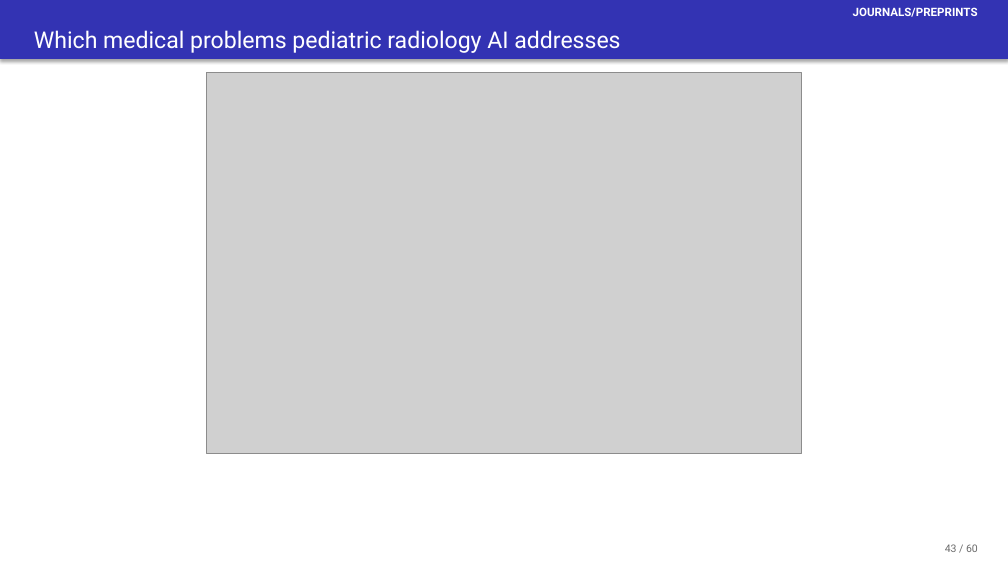
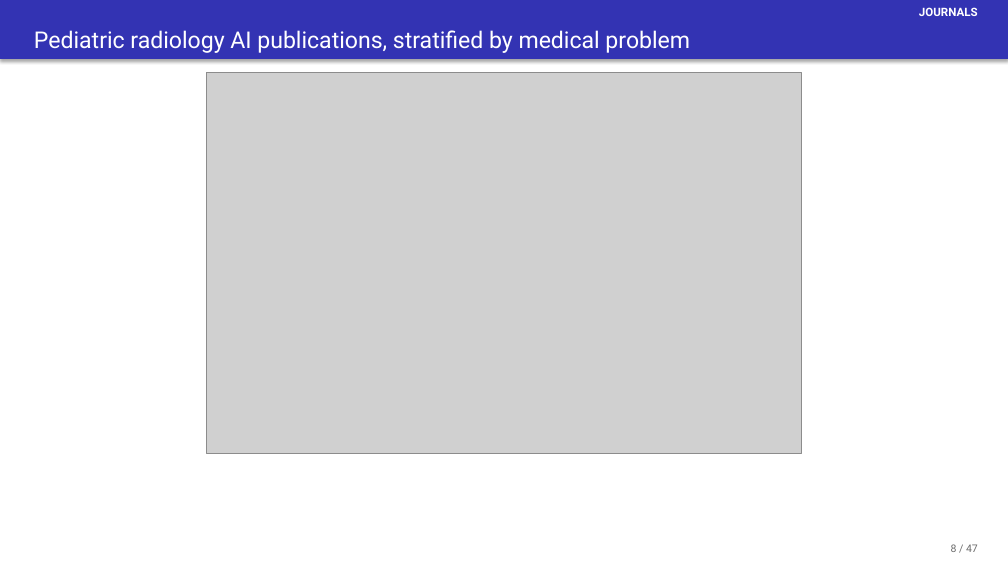
Before and after one commit to josephrich98/pediatric_radiology_ai, a slide deck: slide 8 of slides/pedrad_ai_slides.pptx (slide 43 before the commit). Drawn at 1008x567 pixels with LibreOffice and Linux fonts; fonts in the diff are those of the drawing; grey boxes stand for pictures. Boxes give left, top, right and bottom in pixels: in the first picture for what was removed or moved away, otherwise in the second. Text is boxed around its words. In the diff, an @@ line names an element or a change of style, - is before the commit and + after.

```diff
--- a/slides/pedrad_ai_slides.pptx
+++ b/slides/pedrad_ai_slides.pptx
@@ text at [919, 7, 978, 16]: text changed @@
-JOURNALS/PREPRINTS
+JOURNALS
@@ text in rectangle at [34, 30, 690, 53]: text changed @@
-Which medical problems pediatric radiology AI addresses
+Pediatric radiology AI publications, stratified by medical problem
@@ text at [951, 544, 978, 552]: text changed @@
-43 / 60
+8 / 47
```
Also in this commit, not shown: 42 other slides changed, 4 slides added, 17 slides removed, 6 other files.
